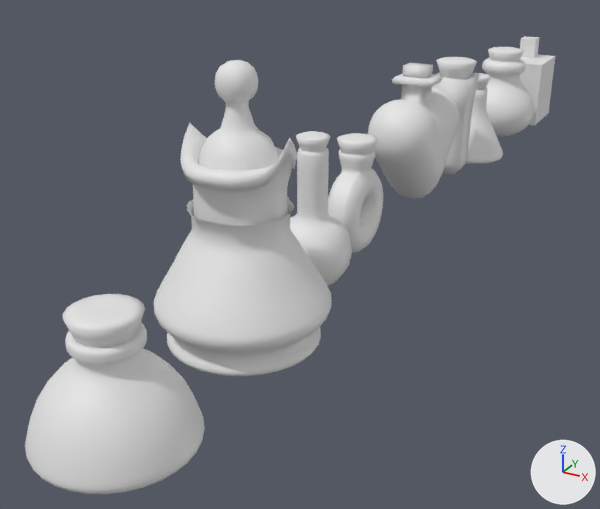
What one commit did to the glTF model modelos/frasco2.glb.
One viewpoint serves both versions: a camera (50 mm lens) standing at (5.74, -13.76, 5.87) and looking at (-1.22, -1.12, -0.46). Lighting does not change. The marker at lower right points along +X, +Y and +Z. The older version comes first. Where no turn or scale is listed for an object, it has been applied to the vertices.

Before the edit, the objects in view are built like this:
```python
ob_botella = bpy.data.objects.new('Botella', me_mesh_003)
ob_botella.location = (0.01, 7.41, 1.38)
ob_circle = bpy.data.objects.new('Circle', me_circle)
ob_circle.location = (0.0, 5.23, -0.02)
ob_cube = bpy.data.objects.new('Cube', me_cube_001)
ob_cube.location = (0.0, 3.63, 1.79)
ob_cube.scale = (-0.323, -0.323, -0.323)
ob_tapon = bpy.data.objects.new('Tapon', me_mesh_004)
ob_tapon.location = (0.0, 5.23, 1.74)
ob_tapon_001 = bpy.data.objects.new('Tapon.001', me_mesh_001)
ob_tapon_001.location = (0.01, 7.41, 1.93)
ob_tapon_002 = bpy.data.objects.new('Tapon.002', me_mesh_002)
ob_tapon_002.location = (0.0, 3.63, 2.29)
ob_tapon_003 = bpy.data.objects.new('Tapon.003', me_mesh_005)
ob_tapon_003.location = (0.0, -1.33, 1.84)
ob_tapon_004 = bpy.data.objects.new('Tapon.004', me_mesh_006)
ob_tapon_004.location = (0.0, -7.75, 1.45)
ob_torus = bpy.data.objects.new('Torus', me_torus)
ob_torus.location = (0.0, -1.33, 0.89)
# also in view: 'Cube.001' at (0.0, -2.92, 1.12); 'Circle.001' at (0.0, -7.75, 0.7); 'Cube.002' at (0.0, 9.51, 1.05); 'Cube.004' at (0.0, 1.34, 1.46); 'Circle.003' at (0.0, -4.98, 2.34)
```
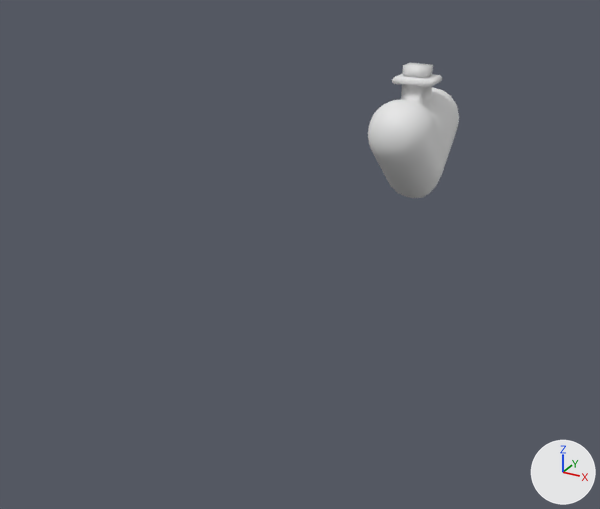
The newer file is also turned or shifted as a whole; pictures and numbers use the older file's frame.

Location of each change, [x1, y1, x2, y2] in pixels of the pictures (600 x 509 px):
'Circle.002', deleted
    before: [154, 197, 332, 376]
'Circle.001', deleted
    before: [25, 322, 205, 494]
'Circle.003', deleted
    before: [180, 123, 297, 227]
'Cube.003', deleted
    before: [199, 60, 278, 170]
'Cube.001', deleted
    before: [290, 147, 352, 286]
'Torus', deleted
    before: [328, 149, 383, 253]
'Tapon.004', deleted
    before: [63, 294, 145, 347]
'Botella', deleted
    before: [482, 57, 534, 136]
'Cube', deleted
    before: [432, 72, 480, 174]
'Cube.002', deleted
    before: [520, 36, 555, 125]
'Circle', deleted
    before: [466, 88, 503, 164]
'Tapon.002', deleted
    before: [436, 57, 477, 80]
'Tapon.003', deleted
    before: [337, 133, 377, 155]
'Tapon.005', deleted
    before: [296, 131, 330, 152]
'Tapon.001', deleted
    before: [488, 47, 524, 62]
'Tapon', deleted
    before: [476, 73, 491, 90]

Diff of the bpy script that builds the scene:
```diff
--- a/modelos/frasco2.glb.py
+++ b/modelos/frasco2.glb.py
@@ ob_circle @@
-ob_circle = bpy.data.objects.new('Circle', me_circle)
-ob_circle.location = (0.0, 5.23, -0.02)
@@ ob_tapon @@
-ob_tapon = bpy.data.objects.new('Tapon', me_mesh_004)
-ob_tapon.location = (0.0, 5.23, 1.74)
@@ ob_botella @@
-ob_botella = bpy.data.objects.new('Botella', me_mesh_003)
-ob_botella.location = (0.01, 7.41, 1.38)
@@ ob_tapon_001 @@
-ob_tapon_001 = bpy.data.objects.new('Tapon.001', me_mesh_001)
-ob_tapon_001.location = (0.01, 7.41, 1.93)
@@ ob_cube @@
-ob_cube = bpy.data.objects.new('Cube', me_cube_001)
-ob_cube.location = (0.0, 3.63, 1.79)
-ob_cube.scale = (-0.323, -0.323, -0.323)
@@ ob_tapon_002 @@
-ob_tapon_002 = bpy.data.objects.new('Tapon.002', me_mesh_002)
-ob_tapon_002.location = (0.0, 3.63, 2.29)
@@ ob_torus @@
-ob_torus = bpy.data.objects.new('Torus', me_torus)
-ob_torus.location = (0.0, -1.33, 0.89)
@@ ob_tapon_003 @@
-ob_tapon_003 = bpy.data.objects.new('Tapon.003', me_mesh_005)
-ob_tapon_003.location = (0.0, -1.33, 1.84)
@@ ob_circle_001 @@
-ob_circle_001 = bpy.data.objects.new('Circle.001', me_circle_001)
-ob_circle_001.location = (0.0, -7.75, -0.01)
@@ ob_tapon_004 @@
-ob_tapon_004 = bpy.data.objects.new('Tapon.004', me_mesh_006)
-ob_tapon_004.location = (0.0, -7.75, 1.45)
@@ ob_tapon_005 @@
-ob_tapon_005 = bpy.data.objects.new('Tapon.005', me_mesh_007)
-ob_tapon_005.location = (0.0, -2.92, 2.31)
@@ ob_cube_001 @@
-ob_cube_001 = bpy.data.objects.new('Cube.001', me_cube_003)
-ob_cube_001.location = (0.0, -2.92, 0.57)
@@ ob_cube_002 @@
-ob_cube_002 = bpy.data.objects.new('Cube.002', me_cube_004)
-ob_cube_002.location = (0.0, 9.51, 0.8)
@@ ob_circle_002 @@
-ob_circle_002 = bpy.data.objects.new('Circle.002', me_circle_002)
-ob_circle_002.location = (0.0, -4.98, -0.01)
@@ ob_circle_003 @@
-ob_circle_003 = bpy.data.objects.new('Circle.003', me_circle_003)
-ob_circle_003.location = (0.0, -4.98, -0.22)
@@ ob_cube_003 @@
-ob_cube_003 = bpy.data.objects.new('Cube.003', me_cube_005)
-ob_cube_003.location = (0.0, -4.98, 2.59)
```
